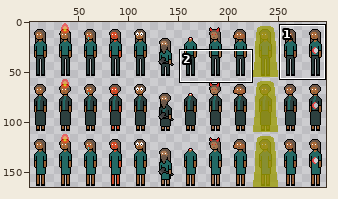
Sprite sheet: assets/female.png. Above: a wide view before the commit, with the close-up outlined.
Close-up. As it was:
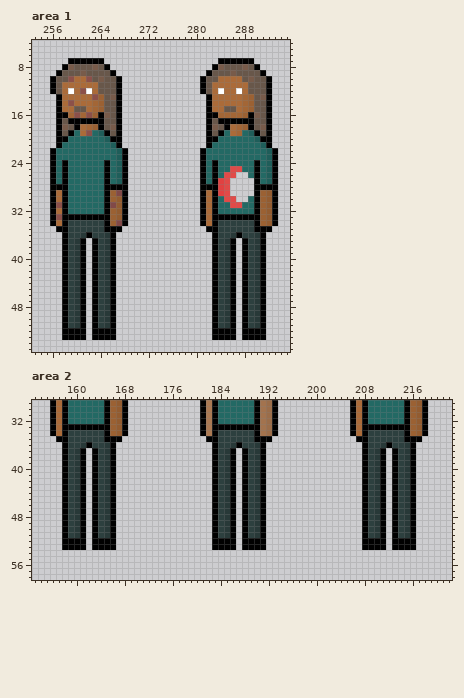
The file is 300x165 pixels. Colours within 5 levels of each other are drawn and written as one. Shown: area 1: x 253..295, y 4..55; area 2: x 153..222, y 29..58. The wide view leaves out empty margins. The commit also changed other parts of the picture, which this record leaves out.
Now the later version:
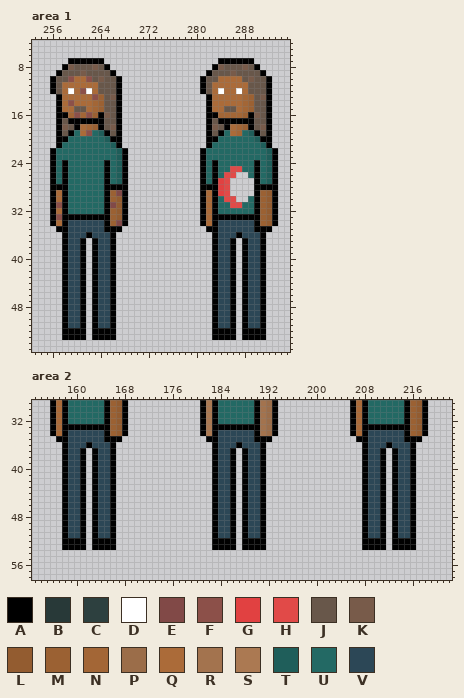
Palette (. is transparent): A #000000  B #283938  C #2d403f  D #ffffff  E #814947  F #8c5049  G #e14141  H #e14a48  J #68574a  K #785b4a  L #935c30  M #9b6133  N #a36636  P #9b6d49  Q #ab6b39  R #a3734e  S #ab7952  T #1f5e5a  U #236964  V #2c4756
What changed:
--- area 1
@@ x 253..295 @@
 33 ...AFAAAAAAAAMLA............AQAAAAAAAAMLA..
-34 ...AQACCCCCCAMEA............AQACCCCCCAMLA..
-35 ....AACCCCCCAAA..............AACCCCCCAAA...
-36 .....ACCBACCBA................ACCBACCBA....
-37 .....ACBA.ACBA................ACBA.ACBA....
-38 .....ACBA.ACBA................ACBA.ACBA....
-39 .....ACBA.ACBA................ACBA.ACBA....
-40 .....ACBA.ACBA................ACBA.ACBA....
-41 .....ACBA.ACBA................ACBA.ACBA....
-42 .....ACBA.ACBA................ACBA.ACBA....
-43 .....ACBA.ACBA................ACBA.ACBA....
-44 .....ACBA.ACBA................ACBA.ACBA....
-45 .....ACBA.ACBA................ACBA.ACBA....
-46 .....ACBA.ACBA................ACBA.ACBA....
-47 .....ACBA.ACBA................ACBA.ACBA....
-48 .....ACBA.ACBA................ACBA.ACBA....
-49 .....ACBA.ACBA................ACBA.ACBA....
-50 .....ACBA.ACBA................ACBA.ACBA....
-51 .....ACBA.ACBA................ACBA.ACBA....
+34 ...AQAVVVVVVAMEA............AQAVVVVVVAMLA..
+35 ....AAVVVVVVAAA..............AAVVVVVVAAA...
+36 .....AVVVAVVVA................AVVVAVVVA....
+37 .....AVVA.AVVA................AVVA.AVVA....
+38 .....AVVA.AVVA................AVVA.AVVA....
+39 .....AVVA.AVVA................AVVA.AVVA....
+40 .....AVVA.AVVA................AVVA.AVVA....
+41 .....AVVA.AVVA................AVVA.AVVA....
+42 .....AVVA.AVVA................AVVA.AVVA....
+43 .....AVVA.AVVA................AVVA.AVVA....
+44 .....AVVA.AVVA................AVVA.AVVA....
+45 .....AVVA.AVVA................AVVA.AVVA....
+46 .....AVVA.AVVA................AVVA.AVVA....
+47 .....AVVA.AVVA................AVVA.AVVA....
+48 .....AVVA.AVVA................AVVA.AVVA....
+49 .....AVVA.AVVA................AVVA.AVVA....
+50 .....AVVA.AVVA................AVVA.AVVA....
+51 .....AVVA.AVVA................AVVA.AVVA....
 52 .....AAAA.AAAA................AAAA.AAAA....
--- area 2
@@ x 153..222 @@
 33 ...AQAAAAAAAAMLA............ASAAAAAAAARPA............AQAAAAAAAAMLA....
-34 ...AQACCCCCCAMLA............ASACCCCCCARPA............AQACCCCCCAMLA....
-35 ....AACCCCCCAAA..............AACCCCCCAAA..............AACCCCCCAAA.....
-36 .....ACCBACCBA................ACCBACCBA................ACCBACCBA......
-37 .....ACBA.ACBA................ACBA.ACBA................ACBA.ACBA......
-38 .....ACBA.ACBA................ACBA.ACBA................ACBA.ACBA......
-39 .....ACBA.ACBA................ACBA.ACBA................ACBA.ACBA......
-40 .....ACBA.ACBA................ACBA.ACBA................ACBA.ACBA......
-41 .....ACBA.ACBA................ACBA.ACBA................ACBA.ACBA......
-42 .....ACBA.ACBA................ACBA.ACBA................ACBA.ACBA......
-43 .....ACBA.ACBA................ACBA.ACBA................ACBA.ACBA......
-44 .....ACBA.ACBA................ACBA.ACBA................ACBA.ACBA......
-45 .....ACBA.ACBA................ACBA.ACBA................ACBA.ACBA......
-46 .....ACBA.ACBA................ACBA.ACBA................ACBA.ACBA......
-47 .....ACBA.ACBA................ACBA.ACBA................ACBA.ACBA......
-48 .....ACBA.ACBA................ACBA.ACBA................ACBA.ACBA......
-49 .....ACBA.ACBA................ACBA.ACBA................ACBA.ACBA......
-50 .....ACBA.ACBA................ACBA.ACBA................ACBA.ACBA......
-51 .....ACBA.ACBA................ACBA.ACBA................ACBA.ACBA......
+34 ...AQAVVVVVVAMLA............ASAVVVVVVARPA............AQAVVVVVVAMLA....
+35 ....AAVVVVVVAAA..............AAVVVVVVAAA..............AAVVVVVVAAA.....
+36 .....AVVVAVVVA................AVVVAVVVA................AVVVAVVVA......
+37 .....AVVA.AVVA................AVVA.AVVA................AVVA.AVVA......
+38 .....AVVA.AVVA................AVVA.AVVA................AVVA.AVVA......
+39 .....AVVA.AVVA................AVVA.AVVA................AVVA.AVVA......
+40 .....AVVA.AVVA................AVVA.AVVA................AVVA.AVVA......
+41 .....AVVA.AVVA................AVVA.AVVA................AVVA.AVVA......
+42 .....AVVA.AVVA................AVVA.AVVA................AVVA.AVVA......
+43 .....AVVA.AVVA................AVVA.AVVA................AVVA.AVVA......
+44 .....AVVA.AVVA................AVVA.AVVA................AVVA.AVVA......
+45 .....AVVA.AVVA................AVVA.AVVA................AVVA.AVVA......
+46 .....AVVA.AVVA................AVVA.AVVA................AVVA.AVVA......
+47 .....AVVA.AVVA................AVVA.AVVA................AVVA.AVVA......
+48 .....AVVA.AVVA................AVVA.AVVA................AVVA.AVVA......
+49 .....AVVA.AVVA................AVVA.AVVA................AVVA.AVVA......
+50 .....AVVA.AVVA................AVVA.AVVA................AVVA.AVVA......
+51 .....AVVA.AVVA................AVVA.AVVA................AVVA.AVVA......
 52 .....AAAA.AAAA................AAAA.AAAA................AAAA.AAAA......
Pixel boxes of the changes (left, top, right, bottom) in both close-ups:
changed: (68, 220, 110, 328)
changed: (218, 220, 260, 328)
changed: (68, 430, 110, 538)
changed: (218, 430, 260, 538)
changed: (368, 430, 410, 538)
